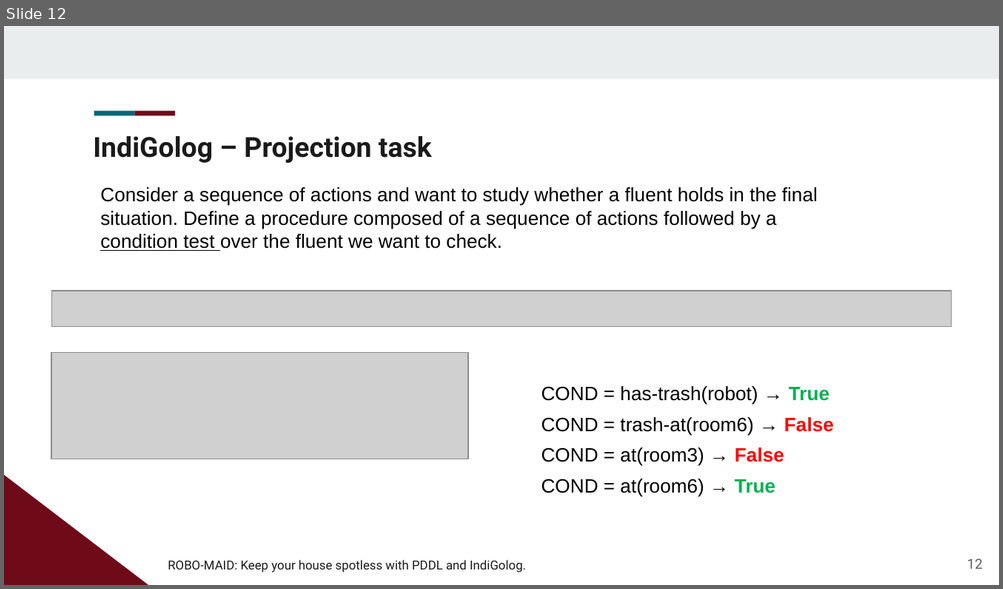
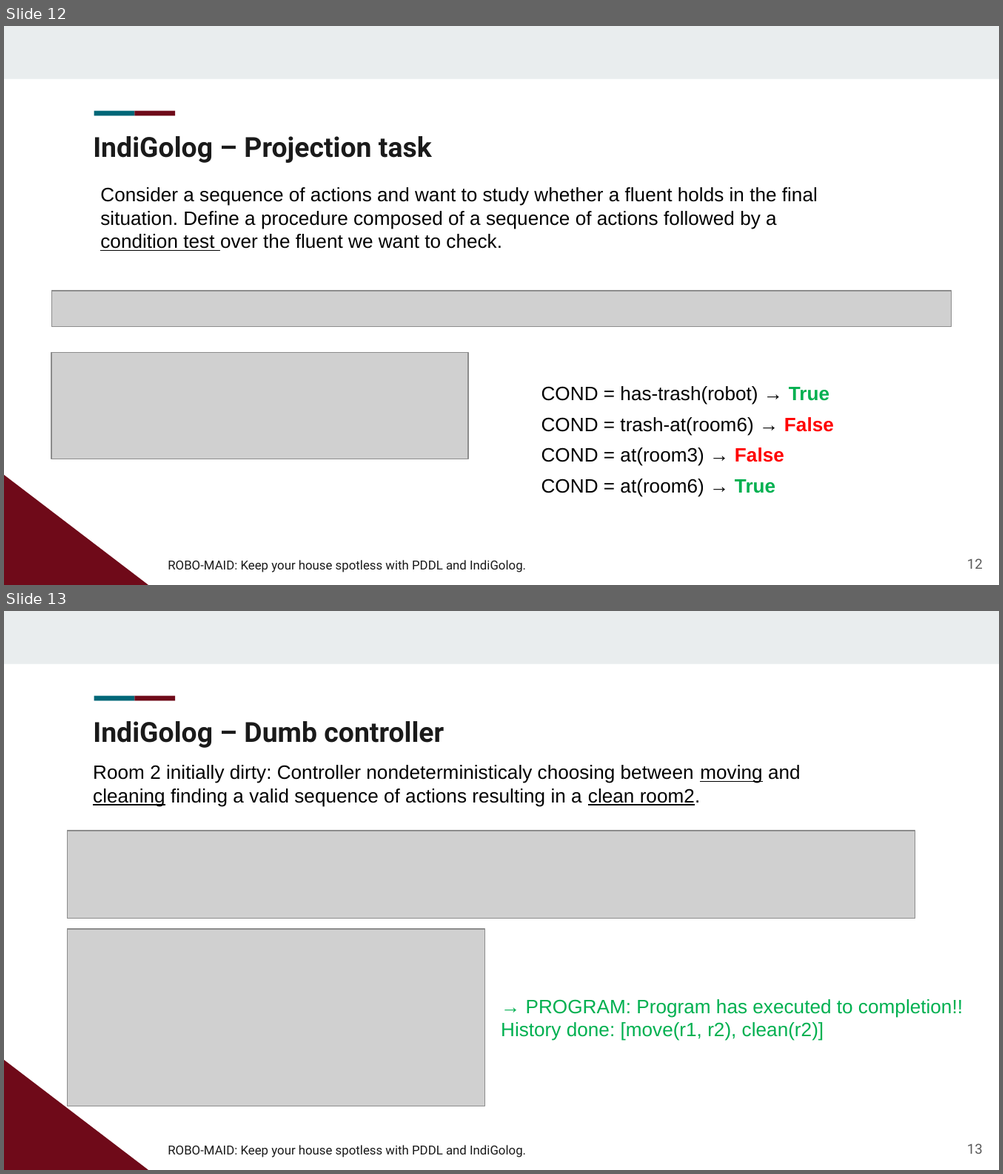
Before and after one commit to Paco-Danes/PDDL_RoboMaid, a slide deck: Presentation.pptx. Shown one above the other, each under a label of ours: slide 12 before the commit, slides 12 and 13 after it. The pictures are 1003x589 and 1003x1174 pixels, drawn with LibreOffice and Linux fonts; fonts in the diff are those of the drawing; grey boxes stand for pictures; background and template pictures are left out. Boxes give left, top, right and bottom in pixels: in the first picture for what was removed or moved away, otherwise in the second. Text is boxed around its words. In the diff, an @@ line names an element or a change of style, - is before the commit and + after.

```diff
--- a/Presentation.pptx
+++ b/Presentation.pptx
@@ slide 13 added at [4,611,999,1170], background #FFFFFF; not listed: 4 template elements that a slide beside it also shows @@
@@ text added at [93,721,444,748], 20 pt, text #1A1A1A, bold @@
+IndiGolog – Dumb controller
@@ text added at [93,765,800,806], 14 pt, text #000000 @@
+Room 2 initially dirty: Controller nondeterministicaly choosing between moving and cleaning finding a valid sequence of actions resulting in a clean room2.
@@ picture added at [67,831,914,918] @@
@@ picture added at [67,929,484,1106] @@
@@ text added at [501,999,962,1041], 14 pt, text #00B050 @@
+→ PROGRAM: Program has executed to completion!! History done: [move(r1, r2), clean(r2)]
@@ text added at [168,1145,526,1158], 9 pt, text #1A1A1A @@
+ROBO-MAID: Keep your house spotless with PDDL and IndiGolog.
@@ page number added at [967,1144,982,1154], 10 pt, text #595959 @@
+13
```
Also in this commit, not shown: 1 other slide added, 1 slide removed.
